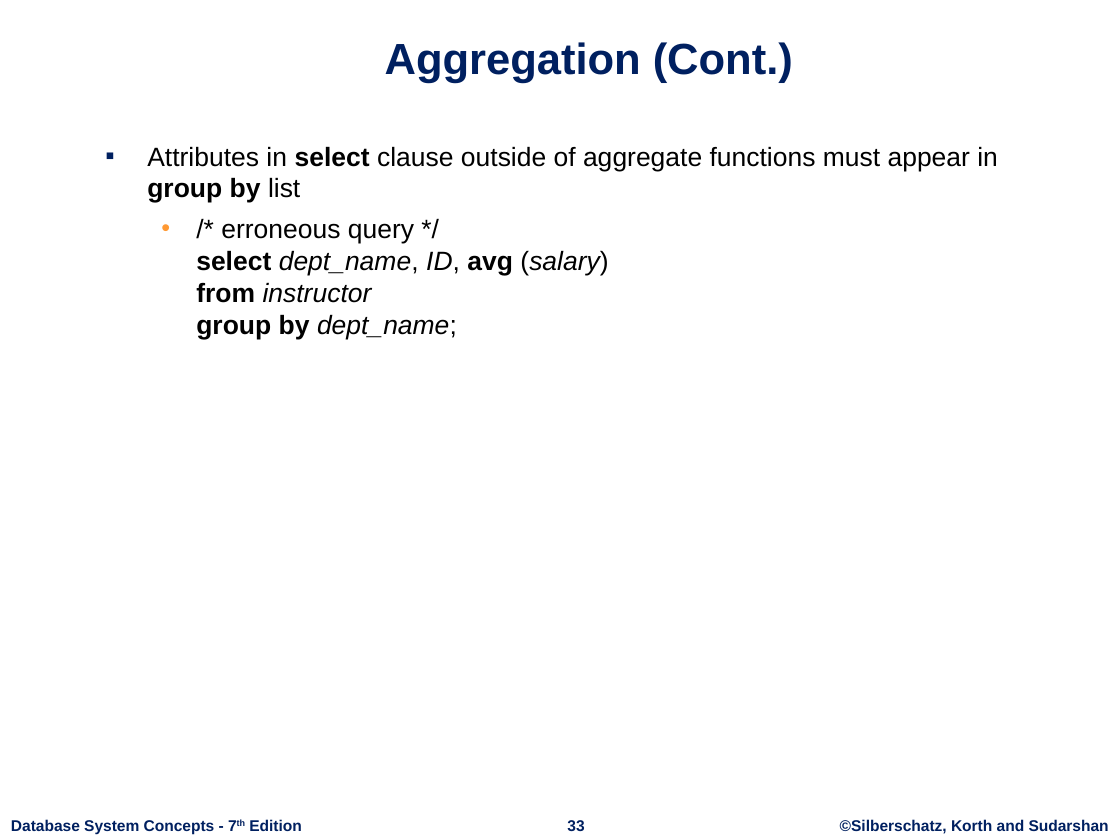
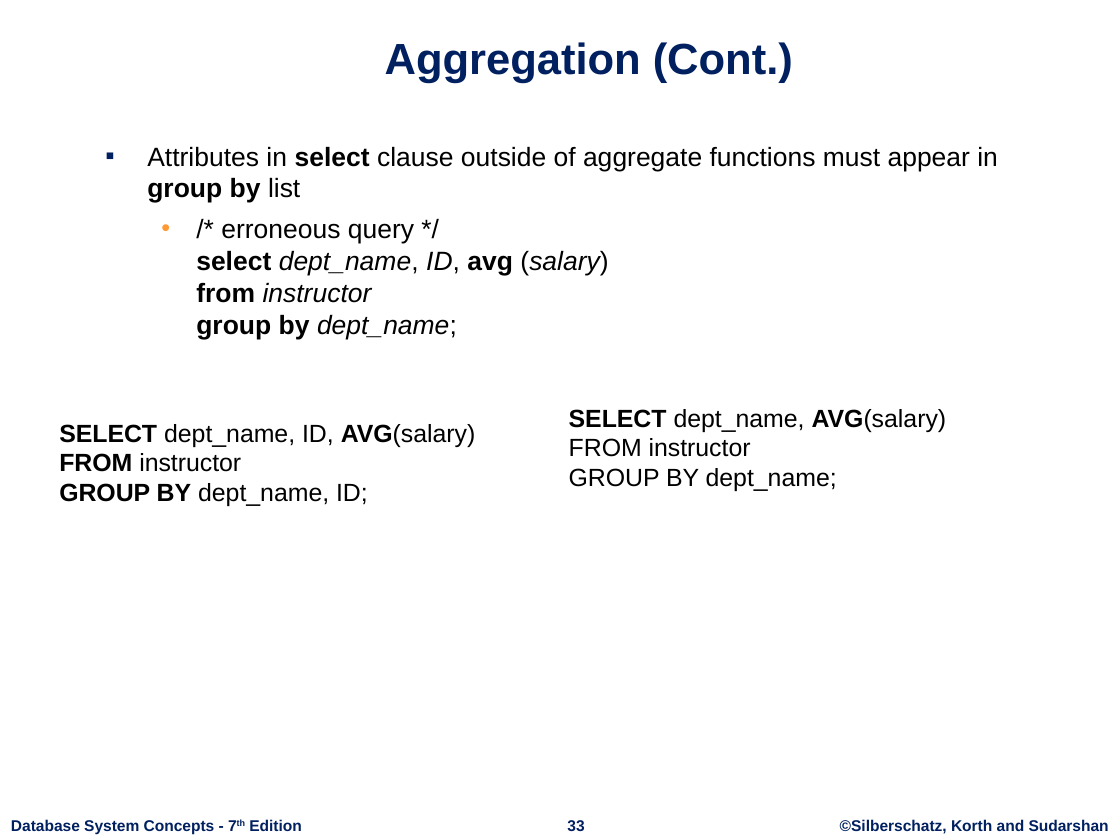
Before and after one commit to nashurgessa/DB-practices, a slide deck: slide 33 of Slides/L5.6 Introduction SQL.pptx. Drawn at 1120x840 pixels with LibreOffice and Linux fonts; fonts in the diff are those of the drawing; background and template pictures are left out. Boxes give left, top, right and bottom in pixels: in the first picture for what was removed or moved away, otherwise in the second. Text is boxed around its words. In the diff, an @@ line names an element or a change of style, - is before the commit and + after.

```diff
--- a/Slides/L5.6 Introduction SQL.pptx
+++ b/Slides/L5.6 Introduction SQL.pptx
@@ text added at box(569, 409, 947, 491), 16 pt, text #000000 @@
+SELECT dept_name, AVG(salary)
+FROM instructor
+GROUP BY dept_name;
@@ text added at box(59, 424, 476, 506), 16 pt, text #000000 @@
+SELECT dept_name, ID, AVG(salary)
+FROM instructor
+GROUP BY dept_name, ID;
```
Also in this commit, not shown: 3 other slides changed, 1 slide added.
